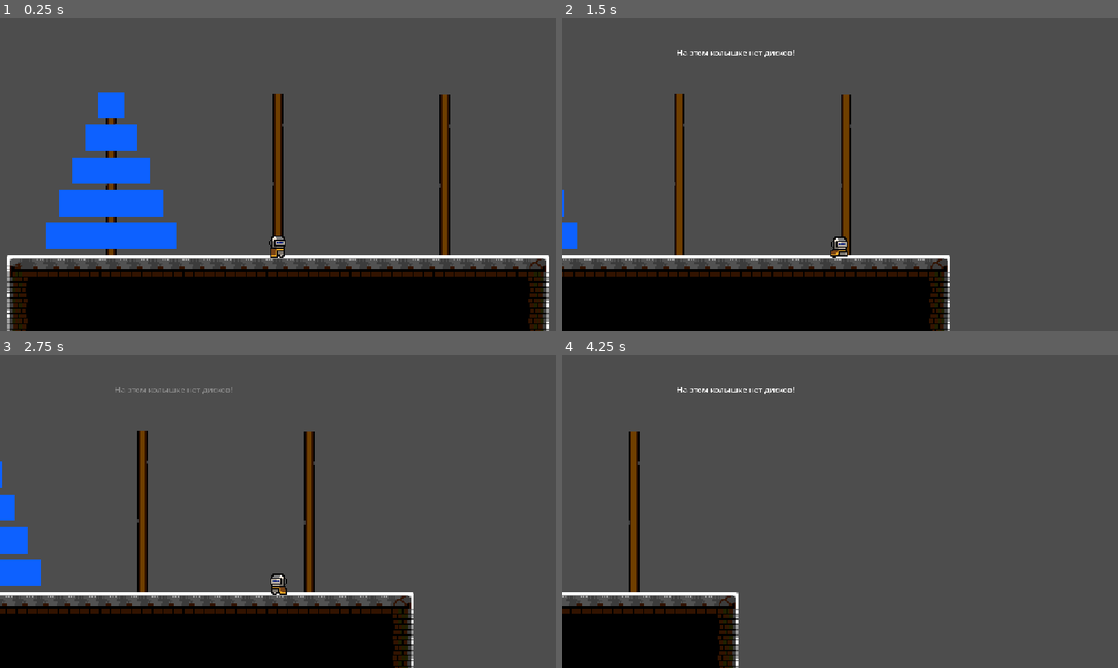
Above: before the commit, frames 1-4 (two rows, left to right).
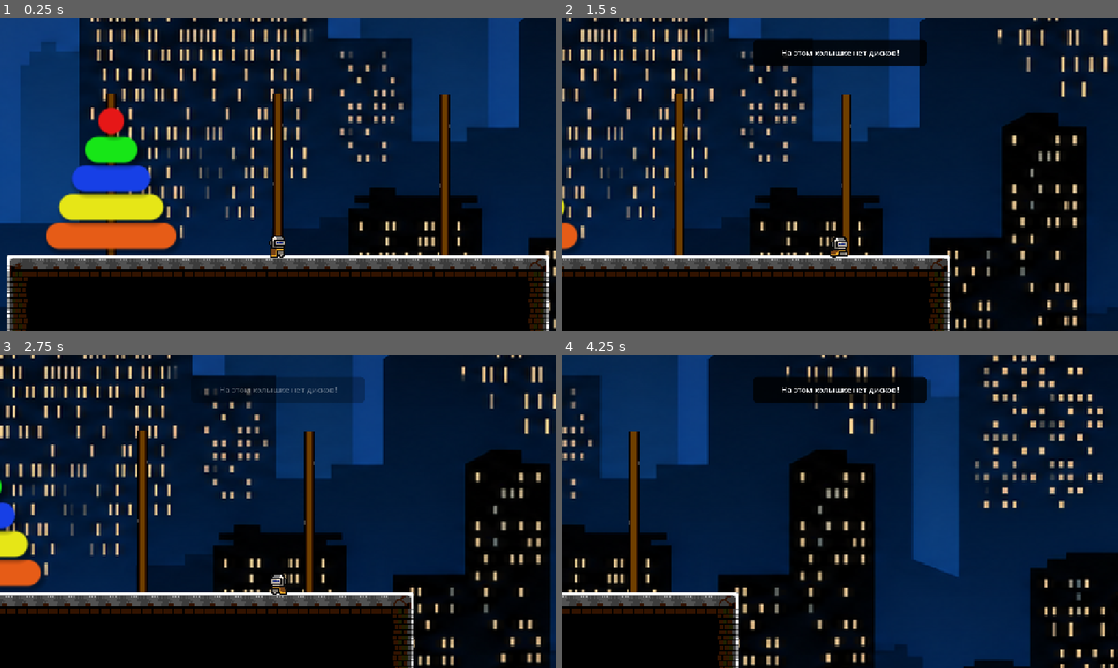
Above: after the commit, the same moments.

Repository: Natr1xon/puzzle_game
Game: Godot game, scene res://scenes/levels/level_03.tscn
Same seed, same stepped clock (60 frames per second), same inputs: the game is played once before the commit and once after it. This scene is started directly instead of the project's main scene.
Inputs:
- Up to frame 1 (0.25 s): no input
- Up to frame 2 (1.5 s): tap Enter at 0.5 s; hold D (move_right) from 0.53 s (still down); tap E (interact) at 0.6, 1.35 s; tap Space (jump) at 0.77 s
- Up to frame 3 (2.75 s): tap Space (jump) at 1.52 s; release D (move_right) at 2.03 s; hold A (move_left) from 2.03 s (still down); tap E (interact) at 2.1 s
- Up to frame 4 (4.25 s): release A (move_left) at 2.78 s; hold D (move_right) from 2.78 s (still down); tap E (interact) at 2.85, 3.6 s; tap Space (jump) at 3.02, 3.77 s

The runs differ from the first frame. In frame 1, 73% of the frame differs, in the area x 0-100%, y 0-100%; in frame 2, 80%; in frame 3, 79%; in frame 4, 91%.

Commit message:
add animation to disk in level 3

Diff:
--- a/scenes/levels/level_03.tscn
+++ b/scenes/levels/level_03.tscn
@@ -412,7 +412,7 @@
 [node name="Level" type="Node2D" unique_id=847719169]
 script = ExtResource("1_jgt0v")
 
-[node name="Player" parent="." unique_id=1634076529 instance=ExtResource("3_4wrbh")]
+[node name="Player" parent="." unique_id=1634076529 groups=["player"] instance=ExtResource("3_4wrbh")]
 position = Vector2(0, -18)
 
 [node name="LevelLogic" type="Node2D" parent="." unique_id=669914656]
@@ -445,9 +445,8 @@
 tile_set = SubResource("TileSet_lcxk4")
 
 [node name="Background" type="Sprite2D" parent="." unique_id=73011916]
-visible = false
 z_index = -2
-position = Vector2(-8, -368)
+position = Vector2(8, -240)
 texture = ExtResource("4_ps4tf")
 
 [node name="KillZone" parent="." unique_id=1033909961 instance=ExtResource("7_1jnh5")]
--- a/scenes/objects/disk.tscn
+++ b/scenes/objects/disk.tscn
@@ -2,8 +2,7 @@
 
 [ext_resource type="Script" uid="uid://cpqv4ajatynru" path="res://scripts/disk.gd" id="1_y1rs8"]
 
-[node name="Disk" type="ColorRect" unique_id=986603116]
-offset_right = 125.0
-offset_bottom = 11.0
-color = Color(0.050980393, 0.38039216, 1, 1)
+[node name="Panel" type="Panel" unique_id=49342159]
+offset_right = 40.0
+offset_bottom = 40.0
 script = ExtResource("1_y1rs8")
--- a/scripts/disk.gd
+++ b/scripts/disk.gd
@@ -1,7 +1,59 @@
-extends ColorRect
+extends Panel
 
 var disk_size: int
+var colors = [
+	Color(0.95, 0.3, 0.3),  # 1 - Красный
+	Color(0.3, 0.95, 0.3),  # 2 - Зеленый
+	Color(0.3, 0.5, 0.95),  # 3 - Синий
+	Color(0.95, 0.95, 0.3), # 4 - Желтый
+	Color(0.95, 0.6, 0.3)   # 5 - Оранжевый
+]
+
+var tween: Tween
+var is_animating = false
 
 func setup(s: int):
 	disk_size = s
-	self.size = Vector2(20 * s, 20)
+	var width = 20 * s
+	var height = 20
+	self.size = Vector2(width, height)
+	self.modulate = colors[s - 1]
+
+	var style = StyleBoxFlat.new()
+	style.bg_color = colors[s - 1]
+	style.corner_radius_top_left = 15
+	style.corner_radius_top_right = 15
+	style.corner_radius_bottom_left = 15
+	style.corner_radius_bottom_right = 15
+
+	# Тень
+	style.shadow_size = 4
+	style.shadow_offset = Vector2(2, 2)
+	style.shadow_color = Color(0, 0, 0, 0.3)
+
+	add_theme_stylebox_override("panel", style)
+
+func animate_move_to(new_position: Vector2, duration: float = 0.15):
+	if is_animating:
+		return
+
+	is_animating = true
+
+	if tween and tween.is_running():
+		tween.kill()
+
+	tween = create_tween()
+	tween.set_ease(Tween.EASE_OUT)
+	tween.set_trans(Tween.TRANS_QUAD)
+
+	tween.tween_property(self, "position", new_position, duration)
+
+	var original_scale = scale
+	tween.parallel().tween_property(self, "scale", Vector2(1.05, 0.95), duration * 0.3)
+	tween.tween_property(self, "scale", original_scale, duration * 0.7)
+
+	await tween.finished
+	is_animating = false
+
+func move_instant(new_position: Vector2):
+	self.position = new_position
--- a/scripts/level_03.gd
+++ b/scripts/level_03.gd
@@ -3,7 +3,7 @@
 
 # Called when the node enters the scene tree for the first time.
 func _ready() -> void:
-	print_tree_pretty()
+	pass
 
 # Called every frame. 'delta' is the elapsed time since the previous frame.
 func _process(delta: float) -> void:
--- a/scripts/level_3/level_logic_3.gd
+++ b/scripts/level_3/level_logic_3.gd
@@ -3,10 +3,10 @@
 var pegs = [[], [], []]
 var selected_peg = -1
 var player_near_peg = -1
+var is_moving = false
 
 var DiskScene = preload("res://scenes/objects/disk.tscn")
 
-# Для управления сообщениями
 var current_message = null
 var message_queue = []
 var is_showing_message = false
@@ -23,68 +23,100 @@
 func on_player_entered_peg_zone(peg_index: int):
 	player_near_peg = peg_index
 	print("Игрок рядом с колышком ", peg_index)
-	show_interaction_hint()
 
 func on_player_exited_peg_zone(peg_index: int):
 	if player_near_peg == peg_index:
 		player_near_peg = -1
 		print("Игрок отошел от колышка ", peg_index)
-		hide_interaction_hint()
-
-func show_interaction_hint():
-	var hint = get_node_or_null("../UI/Hint")
-	if not hint:
-		var label = Label.new()
-		label.name = "Hint"
-		label.text = "Нажмите E чтобы " + ("выбрать диск" if selected_peg == -1 else "положить диск")
-		label.position = Vector2(100, 100)
-		label.add_theme_color_override("font_color", Color.YELLOW)
-		label.add_theme_font_size_override("font_size", 20)
-		get_node("..").add_child(label)
-
-func hide_interaction_hint():
-	var hint = get_node_or_null("../UI/Hint")
-	if hint:
-		hint.queue_free()
 
 func interact_with_current_peg():
+	if is_moving:
+		queue_message("Подождите, диск перемещается...")
+		return false
+
 	if player_near_peg == -1:
 		queue_message("Нет колышка рядом!")
 		return false
-
-	print("Взаимодействие с колышком ", player_near_peg)
 
 	if selected_peg == -1:
 		if not pegs[player_near_peg].is_empty():
 			selected_peg = player_near_peg
 			highlight_peg(selected_peg, true)
-			print("✅ ВЫБРАН колышек ", selected_peg)
-			queue_message("Выбран колышек " + str(selected_peg + 1) + ". Подойдите к другому и нажмите E")
-			show_interaction_hint()  # Обновляем подсказку
 			return true
 		else:
-			print("❌ На этом колышке нет дисков!")
 			queue_message("На этом колышке нет дисков!")
 			return false
 	else:
 		if selected_peg != player_near_peg:
-			move_disk(selected_peg, player_near_peg)
+			await move_disk_with_animation(selected_peg, player_near_peg)
 		else:
-			print("❌ Нельзя переместить диск на тот же колышек!")
-			queue_message("Нельзя переместить диск на тот же колышек!")
+			queue_message("Тот же колышек")
 
 		highlight_peg(selected_peg, false)
 		selected_peg = -1
-		show_interaction_hint()  # Обновляем подсказку
 		return true
+
+func move_disk_with_animation(from_peg, to_peg):
+	is_moving = true
+
+	if pegs[from_peg].is_empty():
+		is_moving = false
+		return
+
+	var disk = pegs[from_peg].back()
+
+	if not pegs[to_peg].is_empty():
+		if disk.disk_size > pegs[to_peg].back().disk_size:
+			queue_message("Данный диск больше!")
+			is_moving = false
+			return
+
+	var end_peg = $"../Pegs".get_child(to_peg)
+
+	var final_y = -25 - pegs[to_peg].size() * (disk.size.y + 2)
+	var final_x = end_peg.global_position.x - disk.size.x / 2
+	var target_position = Vector2(final_x, final_y)
+
+	var lift_height = -50
+	var start_position = disk.position
+	var lift_position = Vector2(start_position.x, start_position.y + lift_height)
+
+	var tween = create_tween()
+	tween.set_ease(Tween.EASE_OUT)
+	tween.set_trans(Tween.TRANS_QUAD)
+	tween.tween_property(disk, "position", lift_position, 0.25)
+
+	await tween.finished
+
+	pegs[from_peg].pop_back()
+	pegs[to_peg].append(disk)
+
+	tween = create_tween()
+	tween.set_ease(Tween.EASE_IN_OUT)
+	tween.set_trans(Tween.TRANS_QUAD)
+	tween.tween_property(disk, "position:x", target_position.x, 0.35)
+
+	await tween.finished
+
+	tween = create_tween()
+	tween.set_ease(Tween.EASE_IN)
+	tween.set_trans(Tween.TRANS_QUAD)
+	tween.tween_property(disk, "position", target_position, 0.25)
+
+	await tween.finished
+
+	update_view()
+	is_moving = false
+
+	if pegs[2].size() == 5:
+		queue_message("ПОБЕДА! 🎉")
 
 func highlight_peg(peg_index: int, highlight: bool):
 	var peg = $"../Pegs".get_child(peg_index)
 	var sprite = peg.get_node_or_null("Sprite2D")
 	if sprite:
-		sprite.modulate = Color.YELLOW if highlight else Color.WHITE
-
-# Новая система очереди сообщений
+		sprite.modulate = Color.GREEN if highlight else Color.WHITE
+
 func queue_message(text: String):
 	message_queue.append(text)
 	if not is_showing_message:
@@ -96,19 +128,24 @@
 		return
 
 	is_showing_message = true
-	var text = message_queue.pop_front()
-
-	# Создаем новое сообщение
+	var message_text = message_queue.pop_front()
+
 	var canvas = CanvasLayer.new()
 	canvas.name = "MessageLayer"
+	canvas.layer = 100
 
 	var panel = Panel.new()
+
+	panel.custom_minimum_size = Vector2(400, 60)
 	panel.size = Vector2(400, 60)
-	panel.position = Vector2(get_viewport().size.x / 2 - 200, 50)
-	panel.add_theme_stylebox_override("panel", StyleBoxEmpty.new())
+
+	await get_tree().process_frame
+	var viewport_size = get_viewport().get_visible_rect().size
+	panel.position = Vector2(viewport_size.x / 2 - 200, 50)
 
 	var label = Label.new()
-	label.text = text
+	label.text = message_text
+	label.custom_minimum_size = Vector2(380, 50)
 	label.size = Vector2(380, 50)
 	label.position = Vector2(10, 5)
 	label.add_theme_color_override("font_color", Color.WHITE)
@@ -116,26 +153,29 @@
 	label.horizontal_alignment = HORIZONTAL_ALIGNMENT_CENTER
 	label.vertical_alignment = VERTICAL_ALIGNMENT_CENTER
 
+	var style = StyleBoxFlat.new()
+	style.bg_color = Color(0, 0, 0, 0.8)
+	style.corner_radius_top_left = 10
+	style.corner_radius_top_right = 10
+	style.corner_radius_bottom_left = 10
+	style.corner_radius_bottom_right = 10
+
+	panel.add_theme_stylebox_override("panel", style)
 	panel.add_child(label)
 	canvas.add_child(panel)
 	add_child(canvas)
 
-	# Анимация появления
 	panel.modulate = Color(1, 1, 1, 0)
 	var tween = create_tween()
 	tween.tween_property(panel, "modulate", Color(1, 1, 1, 1), 0.2)
 
-	# Ждем 2 секунды
 	await get_tree().create_timer(2.0).timeout
 
-	# Анимация исчезновения
 	tween = create_tween()
 	tween.tween_property(panel, "modulate", Color(1, 1, 1, 0), 0.2)
 	await tween.finished
 
 	canvas.queue_free()
-
-	# Показываем следующее сообщение
 	await get_tree().create_timer(0.1).timeout
 	show_next_message()
 
@@ -151,35 +191,27 @@
 		pegs[0].append(disk)
 
 	update_view()
-	print("Игра инициализирована: 5 дисков на колышке 0")
-
-func move_disk(from_peg, to_peg):
-	print("🔄 Попытка переместить диск с ", from_peg, " на ", to_peg)
-
-	if pegs[from_peg].is_empty():
-		print("❌ Нет дисков для перемещения!")
-		return
-
-	var disk = pegs[from_peg].back()
-	print("Диск размером ", disk.disk_size)
-
-	if not pegs[to_peg].is_empty():
-		var top_disk = pegs[to_peg].back()
-		if disk.disk_size > top_disk.disk_size:
-			print("❌ Нельзя положить большой диск на маленький!")
-			queue_message("Нельзя положить большой диск на маленький!")
-			return
-
-	pegs[from_peg].pop_back()
-	pegs[to_peg].append(disk)
-	update_view()
-
-	print("✅ Диск перемещен!")
-	queue_message("Диск перемещен на колышек " + str(to_peg + 1))
-
-	if pegs[2].size() == 5 or pegs[1].size() == 5:
-		print("🏆 ПОБЕДА! 🏆")
-		queue_message("ПОБЕДА! 🎉")
+
+func create_disk(size):
+	var disk = DiskScene.instantiate()
+	disk.setup(size)
+	return disk
+
+func update_view():
+	for peg_index in range(3):
+		var peg = $"../Pegs".get_child(peg_index)
+
+		for i in range(pegs[peg_index].size()):
+			var disk = pegs[peg_index][i]
+			if not is_instance_valid(disk):
+				continue
+
+			var center_x = peg.global_position.x
+			var y = -25 - i * (disk.size.y + 2)
+			var x = center_x - disk.size.x / 2
+
+			if not disk.is_animating:
+				disk.position = Vector2(x, y)
 
 func print_pegs_info():
 	print("=== Текущее состояние ===")
@@ -188,24 +220,3 @@
 		for disk in pegs[i]:
 			sizes.append(str(disk.disk_size))
 		print("Колышек ", i, ": ", sizes)
-
-func create_disk(size):
-	var disk = DiskScene.instantiate()
-	disk.setup(size)
-	return disk
-
-func update_view():
-	for peg_index in range(3):
-		var peg = $"../Pegs".get_child(peg_index)
-
-		for i in range(pegs[peg_index].size()):
-			var disk = pegs[peg_index][i]
-			if not is_instance_valid(disk):
-				continue
-
-			var center_x = peg.global_position.x
-			var y = -25 - i * 25
-			var width = disk.disk_size * 20
-			var x = center_x - width / 2
-			disk.position = Vector2(x, y)
-			disk.visible = true
--- a/scripts/peg.gd
+++ b/scripts/peg.gd
@@ -5,20 +5,17 @@
 
 func _ready():
 	print("Peg ", index, " (", name, ") создан в позиции: ", global_position)
-
-	# Добавляем Area2D для обнаружения игроком (без кликов мышкой)
 	var detection_area = Area2D.new()
 	detection_area.name = "DetectionArea"
 
 	var collision = CollisionShape2D.new()
 	var shape = RectangleShape2D.new()
-	shape.extents = Vector2(80, 80)  # Увеличенная зона обнаружения
+	shape.extents = Vector2(80, 80)
 	collision.shape = shape
 
 	detection_area.add_child(collision)
 	add_child(detection_area)
 
-	# Подключаем сигналы для обнаружения игрока
 	detection_area.body_entered.connect(_on_body_entered)
 	detection_area.body_exited.connect(_on_body_exited)
 
